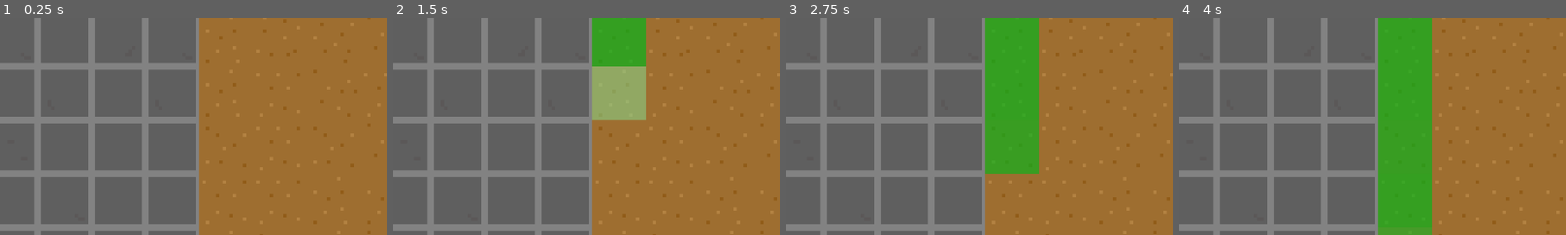
Above: before the commit, frames 1-4 (left to right).
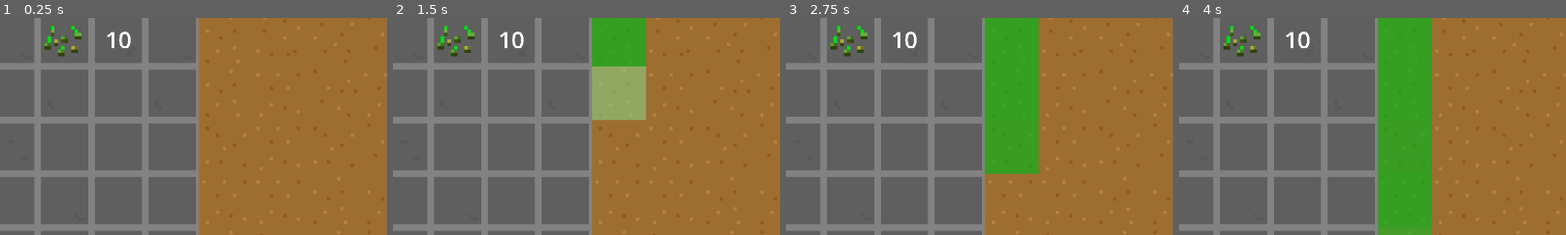
Above: after the commit, the same moments.

Repository: aeriab/giftjam_lebron
Game: Godot game, scene res://plant_minigame.tscn
Same seed, same stepped clock (60 frames per second), same inputs: the game is played once before the commit and once after it.
Inputs (mouse positions are % of the whole screen's width and height, from its top left):
- Up to frame 1 (0.25 s): no input
- Up to frame 2 (1.5 s): tap Enter at 0.5 s; move the mouse to (29, 13) at 0.52 s; click (29, 13) at 0.67 s; tap Space at 1.25 s; move the mouse to (29, 25) at 1.27 s; click (29, 25) at 1.42 s
- Up to frame 3 (2.75 s): tap Enter at 2 s; move the mouse to (29, 38) at 2.02 s; click (29, 38) at 2.17 s
- Up to frame 4 (4 s): tap Space at 2.75 s; move the mouse to (29, 50) at 2.77 s; click (29, 50) at 2.92 s; tap Enter at 3.5 s; move the mouse to (29, 62) at 3.52 s; click (29, 62) at 3.67 s
The pictures show only the part of the screen within x 0-50%, y 8-58%; the shares and areas given below are measured in that part.

The runs differ from the first frame. In frame 1, 0.6% of the frame differs, in the area x 11-34%, y 3-18%; in frame 2, 0.6%; in frame 3, 0.6%; in frame 4, 0.6%.

Commit message:
getting seeds label ready

Diff:
--- a/plant_minigame.tscn
+++ b/plant_minigame.tscn
@@ -1,7 +1,8 @@
-[gd_scene load_steps=5 format=4 uid="uid://cdy6fef102nbh"]
+[gd_scene load_steps=6 format=4 uid="uid://cdy6fef102nbh"]
 
 [ext_resource type="Texture2D" uid="uid://cu4ebcrn6uqan" path="res://assets/Dirt(1) (4).png" id="1_rvfsd"]
 [ext_resource type="Script" uid="uid://bfmgcnb3uynld" path="res://plant_tile_map_layer.gd" id="2_y7wem"]
+[ext_resource type="Texture2D" uid="uid://c8nhbyjcdepui" path="res://assets/WheatSeeds.png" id="3_kmyxg"]
 
 [sub_resource type="TileSetAtlasSource" id="TileSetAtlasSource_y7wem"]
 texture = ExtResource("1_rvfsd")
@@ -51,3 +52,18 @@
 position = Vector2(-56, -56)
 tile_set = SubResource("TileSet_kmyxg")
 script = ExtResource("2_y7wem")
+
+[node name="WheatSeeds" type="Sprite2D" parent="."]
+position = Vector2(-97, -48)
+texture = ExtResource("3_kmyxg")
+
+[node name="SeedsNumber" type="Label" parent="."]
+offset_left = -88.0
+offset_top = -56.0
+offset_right = 712.0
+offset_bottom = 744.0
+scale = Vector2(0.02, 0.02)
+theme_override_font_sizes/font_size = 341
+text = "10"
+horizontal_alignment = 1
+vertical_alignment = 1
Binary file added: assets/Grass_Sprite.png
Not shown, added: assets/Grass_Sprite.png.import
Binary file added: assets/WheatSeeds.png
Not shown, added: assets/WheatSeeds.png.import
